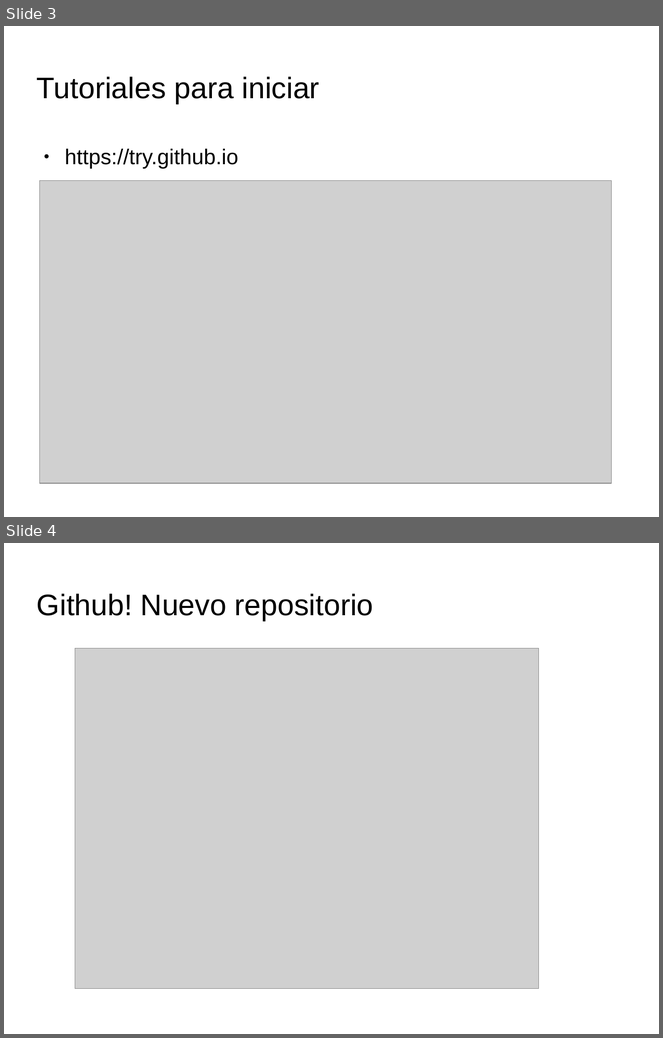
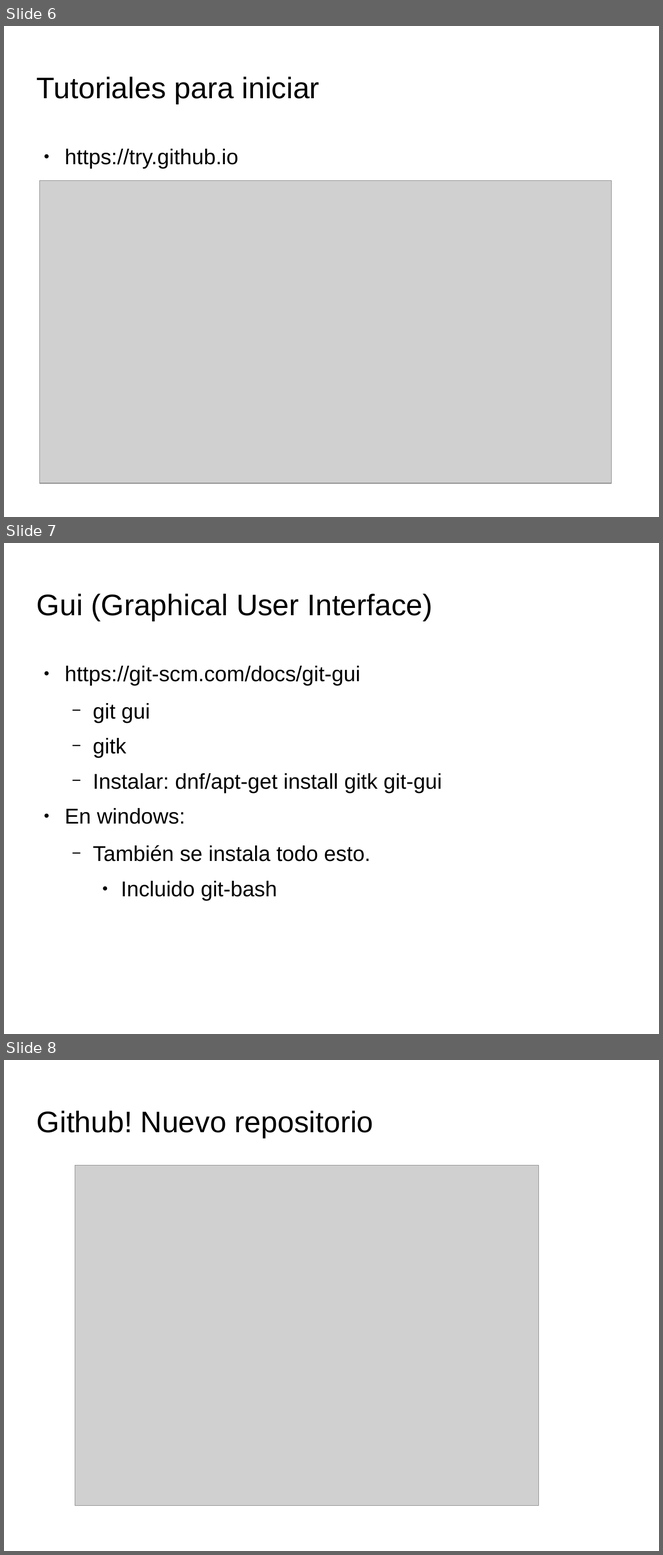
Before and after one commit to pablodav/linuxpay, a slide deck: presentacion_git.odp. Shown one above the other, each under a label of ours: slides 3 and 4 before the commit, slides 6, 7 and 8 after it. The pictures are 663x1038 and 663x1555 pixels, drawn with LibreOffice and Linux fonts; fonts in the diff are those of the drawing; grey boxes stand for pictures; background and template pictures are left out. Boxes give left, top, right and bottom in pixels: in the first picture for what was removed or moved away, otherwise in the second. Text is boxed around its words. In the diff, an @@ line names an element or a change of style, - is before the commit and + after.

```diff
--- a/presentacion_git.odp
+++ b/presentacion_git.odp
@@ slide 7 added at bbox=[4, 543, 659, 1034], background picture (left out) @@
@@ title added at bbox=[37, 593, 432, 621], 36 pt, text #000000 @@
+Gui (Graphical User Interface)
@@ text added at bbox=[65, 666, 442, 901], 26 pt, text #000000 @@
+● https://git-scm.com/docs/git-gui
+  − git gui
+  − gitk
+  − Instalar: dnf/apt-get install gitk git-gui
+● En windows:
+  − También se instala todo esto.
+    ● Incluido git-bash
@@ what was slide 3 is now slide 6 @@
@@ what was slide 4 is now slide 8 @@
```
Also in this commit, not shown: 3 other slides added.
